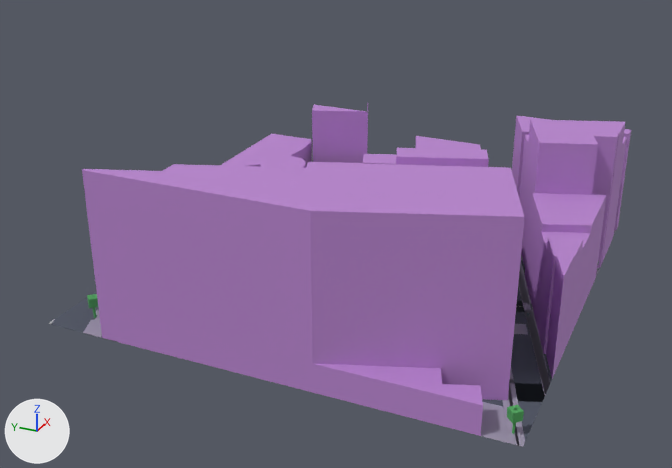
The glTF model public/maps/melbourne/chunks/2_-17.glb: old version first, new version second.
Camera for both pictures: a 50 mm camera at (78.7, 1897.5, 117.4) aimed at (282.4, 1989.1, 15.5). Arrows for +X, +Y and +Z are at lower left; the lights stay in place. The older version comes first. Where no turn or scale is listed for an object, it has been applied to the vertices. Vertices at exactly the same position are counted once.

In view in the first picture: 'compiled-chunk'.
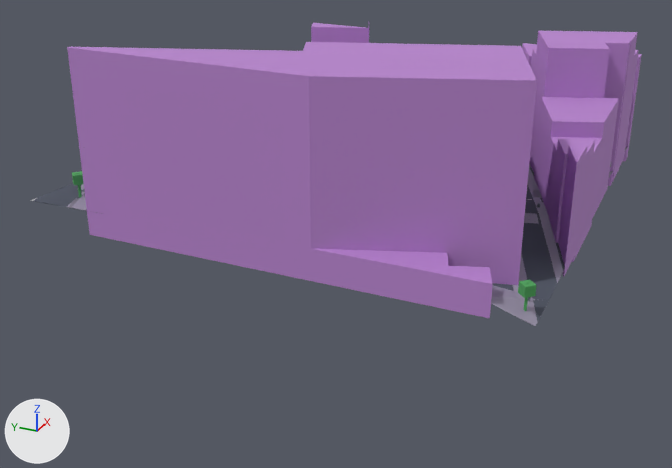
Boxes (x1, y1, x2, y2) around the edits, measured in the pictures (672 x 468 px; the box of a moved part takes in the faces that stretch with it):
'compiled-chunk', reshaped, moved (12% shorter)
    before: (49, 103, 631, 447)
    after: (30, 23, 642, 326)
part 1 of me_mesh_0, moved or reshaped (not visible afterwards)
    before: (163, 164, 306, 175)
part 2 of me_mesh_0, moved or reshaped
    before: (82, 162, 524, 436)
    after: (67, 42, 537, 318)
part 3 of me_mesh_0, moved or reshaped (not visible afterwards)
    before: (396, 148, 489, 167)
part 4 of me_mesh_0, rebuilt (mostly hidden)
    before: (52, 115, 631, 447)
    after: (35, 164, 613, 323)
part 5 of me_mesh_0, rebuilt (12% wider, 21% shorter)
    before: (518, 269, 542, 354)
    after: (527, 173, 554, 240)
part 6 of me_mesh_0, rebuilt (mostly hidden)
    before: (509, 368, 514, 383)
    after: (520, 254, 525, 270)
part 7 of me_mesh_0, rebuilt (15% wider, 29% shorter)
    before: (519, 260, 531, 304)
    after: (528, 167, 542, 198)
part 8 of me_mesh_0, rebuilt
    before: (519, 120, 627, 268)
    after: (529, 31, 638, 186)
part 9 of me_mesh_0, rebuilt (12% shorter)
    before: (525, 193, 606, 332)
    after: (534, 97, 619, 219)
part 10 of me_mesh_0, rebuilt (13% shorter)
    before: (538, 238, 583, 379)
    after: (550, 139, 595, 262)
part 11 of me_mesh_0, rebuilt
    before: (312, 103, 368, 163)
    after: (311, 23, 369, 43)
part 12 of me_mesh_0, deleted (mostly hidden)
    before: (49, 291, 550, 447)
part 13 of me_mesh_0, built on (mostly hidden before)
    before: (363, 136, 550, 402)
    after: (30, 31, 642, 326)

The change, as a diff of the scene's bpy script:
```diff
--- a/public/maps/melbourne/chunks/2_-17.glb.py
+++ b/public/maps/melbourne/chunks/2_-17.glb.py
@@ me_mesh_0 @@
 # used by ob_compiled_chunk; location = (294.0, 1986.0, 22.0)
-me_mesh_0.from_pydata(...)  # 1516 vertices, 2307 faces; spans x -60.0..60.0, y -60.0..60.0, z -21.7..21.7
+me_mesh_0.from_pydata(...)  # 2254 vertices, 3399 faces; spans x -60.0..60.0, y -60.0..60.0, z -24.4..24.4
+# me_mesh_0 part 1: the loose piece of 34 vertices spanning x -45.7..30.1, y -41.7..60.0, z -21.7..0.7 is moved by (0.0, 0.0, 2.0)
+# me_mesh_0 part 2: the loose piece of 25 vertices spanning x -60.0..-19.1, y -53.0..43.9, z -21.7..21.7 is moved by (0.0, 0.0, 2.6)
+# me_mesh_0 part 3: the loose piece of 10 vertices spanning x 21.6..38.0, y -25.5..1.8, z -21.7..4.7 is moved by (0.0, 0.0, 1.4)
+# me_mesh_0 part 4: the loose piece of 157 vertices spanning x -60.0..60.0, y -60.0..60.0, z -21.7..9.3 is rebuilt with 121 vertices and now spans x -60.0..60.0, y -60.0..60.0, z -21.6..-13.2
+# me_mesh_0 part 5: the loose piece of 57 vertices spanning x -24.3..44.4, y -55.7..-28.3, z -21.7..-21.6 is rebuilt with 139 vertices and now spans x -24.3..44.4, y -55.7..-28.3, z -20.2..-16.6
+# me_mesh_0 part 6: the loose piece of 49 vertices spanning x -39.1..41.9, y -52.7..-21.4, z -21.7..-21.6 is rebuilt with 151 vertices and now spans x -39.1..41.9, y -52.7..-21.4, z -19.8..-16.4
+# me_mesh_0 part 7: the loose piece of 49 vertices spanning x -0.4..60.0, y -47.5..-23.2, z -21.7..-21.6 is rebuilt with 88 vertices and now spans x -0.4..60.0, y -47.5..-23.2, z -21.3..-16.9
+# me_mesh_0 part 8: the loose piece of 26 vertices spanning x 15.2..51.2, y -60.0..-32.9, z -21.7..16.8 is rebuilt with 20 vertices and now spans x 15.2..42.8, y -60.0..-35.6, z -22.1..16.5
+# me_mesh_0 part 9: the loose piece of 17 vertices spanning x -13.7..21.6, y -60.0..-41.9, z -21.7..2.7 is rebuilt with 10 vertices and now spans x -4.0..21.6, y -60.0..-41.9, z -20.5..4.0
+# me_mesh_0 part 10: the loose piece of 13 vertices spanning x -33.1..-10.9, y -60.0..-52.3, z -21.7..4.3 is rebuilt with 8 vertices and now spans x -23.2..-10.9, y -60.0..-52.3, z -22.4..3.2
+# me_mesh_0 part 11: the loose piece of 12 vertices spanning x 53.7..60.0, y 23.8..43.5, z -21.7..7.2 is rebuilt with 8 vertices and now spans x 53.7..60.0, y 24.0..43.5, z -19.1..6.8
+# me_mesh_0 part 12: 45 loose pieces with 565 vertices, spanning x -60.0..60.0, y -60.0..60.0, z -21.7..1.8, are deleted
+# me_mesh_0 part 13: 1 vertex moved within x 60.0, y -14.8, z -21.6; 249 vertices removed from x -44.9..60.0, y -60.0..22.0, z -21.7..-1.8; 1336 vertices added at x -60.0..60.0, y -60.0..60.0, z -24.4..9.9
+# other edits to the shape of me_mesh_0 do not show in these pictures
 me_mesh_0.materials.append(mat_asphalt)
@@ ob_compiled_chunk @@
 ob_compiled_chunk = bpy.data.objects.new('compiled-chunk', me_mesh_0)
-ob_compiled_chunk.location = (294.0, 1986.0, 22.0)
+ob_compiled_chunk.location = (294.0, 1986.0, 47.1)
```
